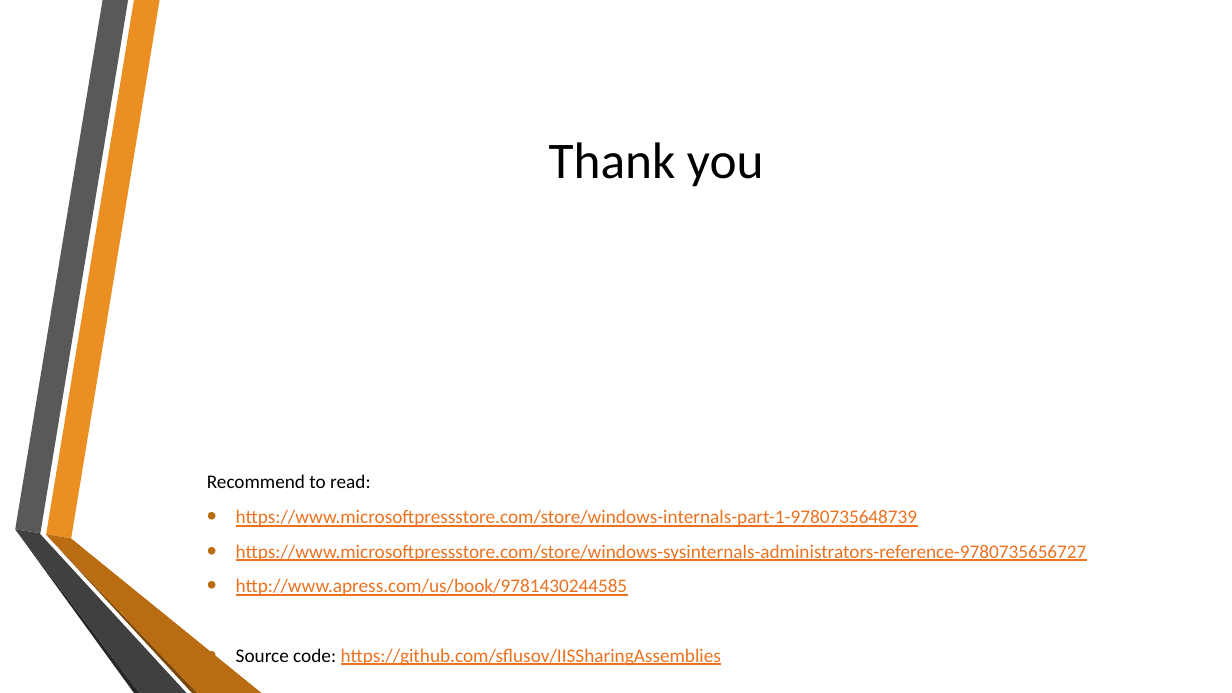
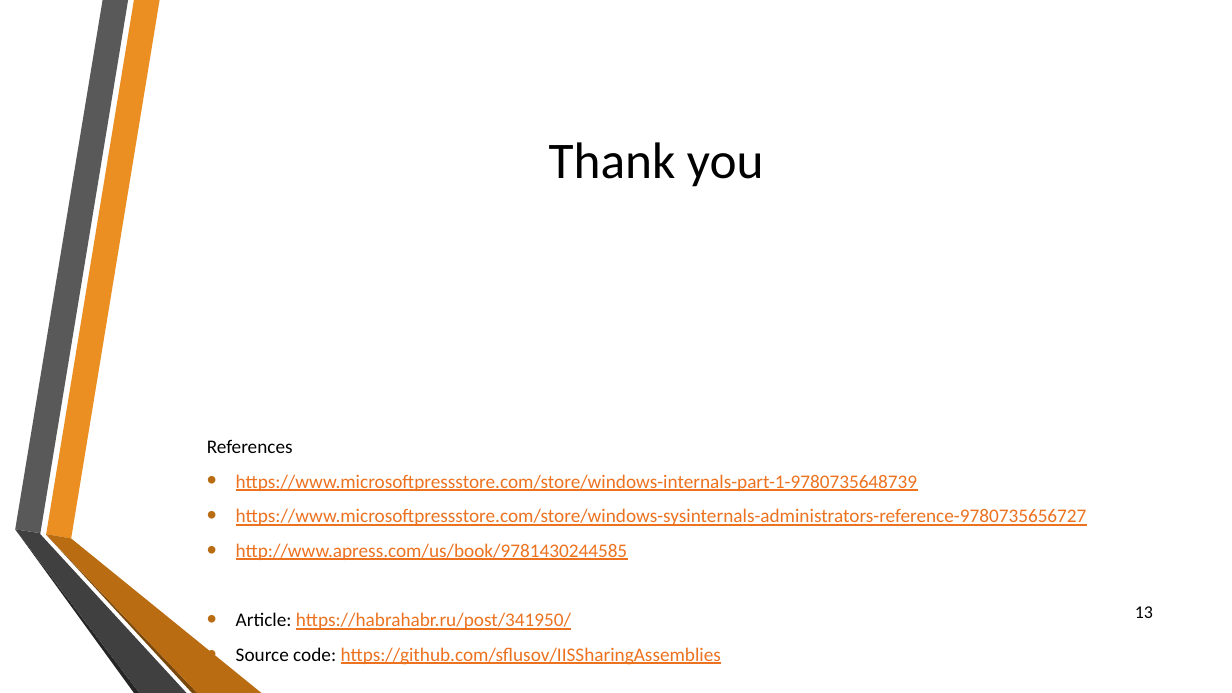
Before and after one commit to sflusov/IISSharingAssemblies, a slide deck: slide 13 of presentation/Sharing common assemblies.pptx (slide 11 before the commit). Drawn at 1232x693 pixels with LibreOffice and Linux fonts; fonts in the diff are those of the drawing; background and template pictures are left out. Boxes give left, top, right and bottom in pixels: in the first picture for what was removed or moved away, otherwise in the second. Text is boxed around its words. In the diff, an @@ line names an element or a change of style, - is before the commit and + after.

```diff
--- a/presentation/Sharing common assemblies.pptx
+++ b/presentation/Sharing common assemblies.pptx
@@ text "References": place and size @@
-text "References" at (207,474,1087,666)
+text "References" at (207,440,1087,665)
@@ text at (207,440,293,453): text changed @@
-Recommend to read:
+References
@@ text at (236,612,571,630): paragraph added @@
+• Article: https://habrahabr.ru/post/341950/
@@ page number added at (1135,606,1153,618), 14 pt, text #000000 @@
+13
```
Also in this commit, not shown: 9 other slides changed, 3 slides added, 1 slide removed.
